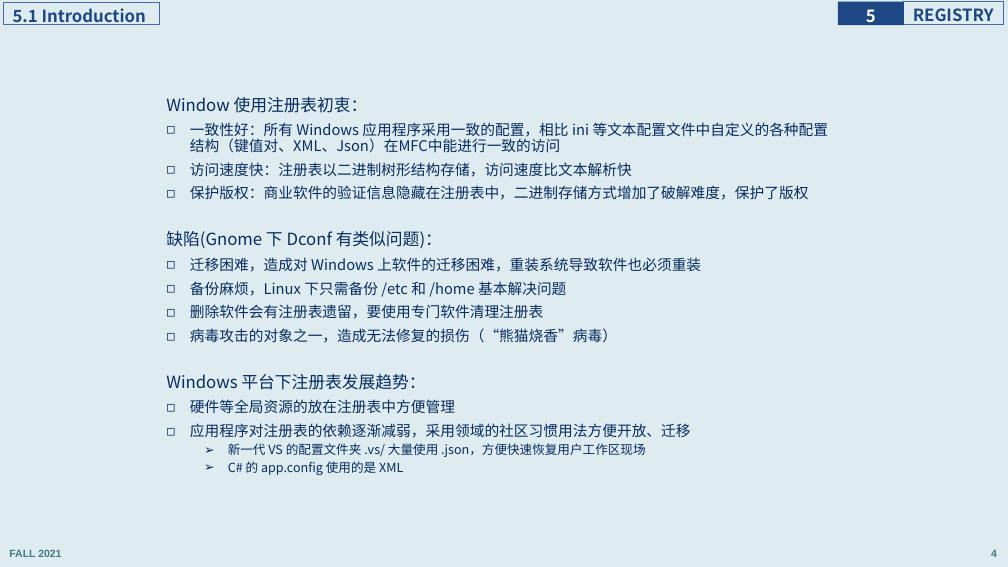
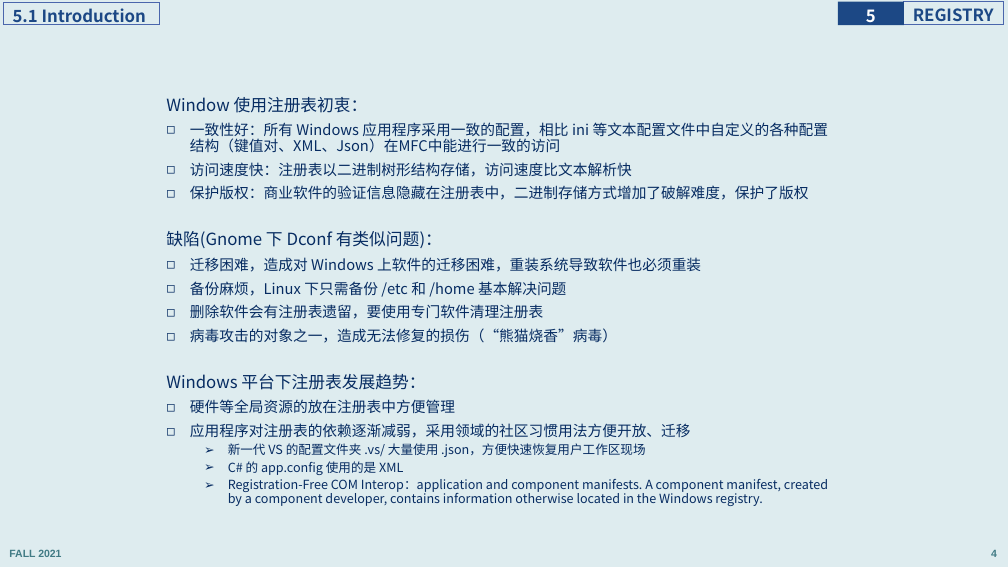
Before and after one commit to principleWindows/win-principle-2021, a slide deck: slide 4 of slides/instruction/principleWindows_5.pptx. Drawn at 1008x567 pixels with LibreOffice and Linux fonts; fonts in the diff are those of the drawing. Boxes give left, top, right and bottom in pixels: in the first picture for what was removed or moved away, otherwise in the second. Text is boxed around its words. In the diff, an @@ line names an element or a change of style, - is before the commit and + after.

Commit message:
add registry-free COM

```diff
--- a/slides/instruction/principleWindows_5.pptx
+++ b/slides/instruction/principleWindows_5.pptx
@@ text at <box>228,479,828,506</box>: paragraph added @@
+  ➢ Registration-Free COM Interop：application and component manifests. A component manifest, created by a component developer, contains information otherwise located in the Windows registry.
```
